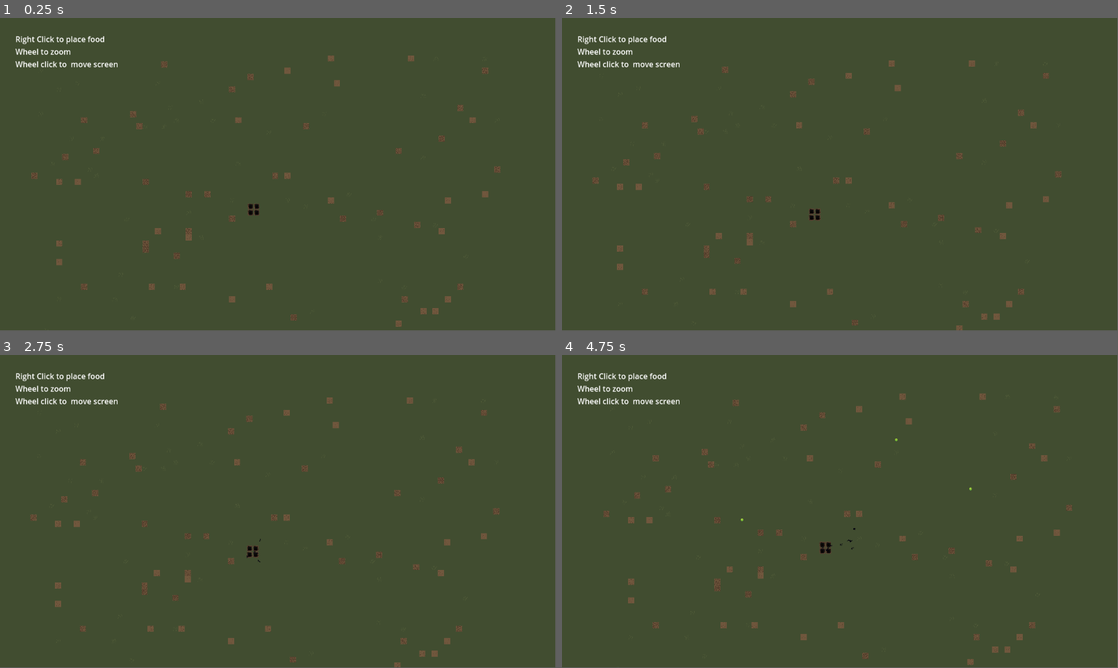
Above: before the commit, frames 1-4 (two rows, left to right).
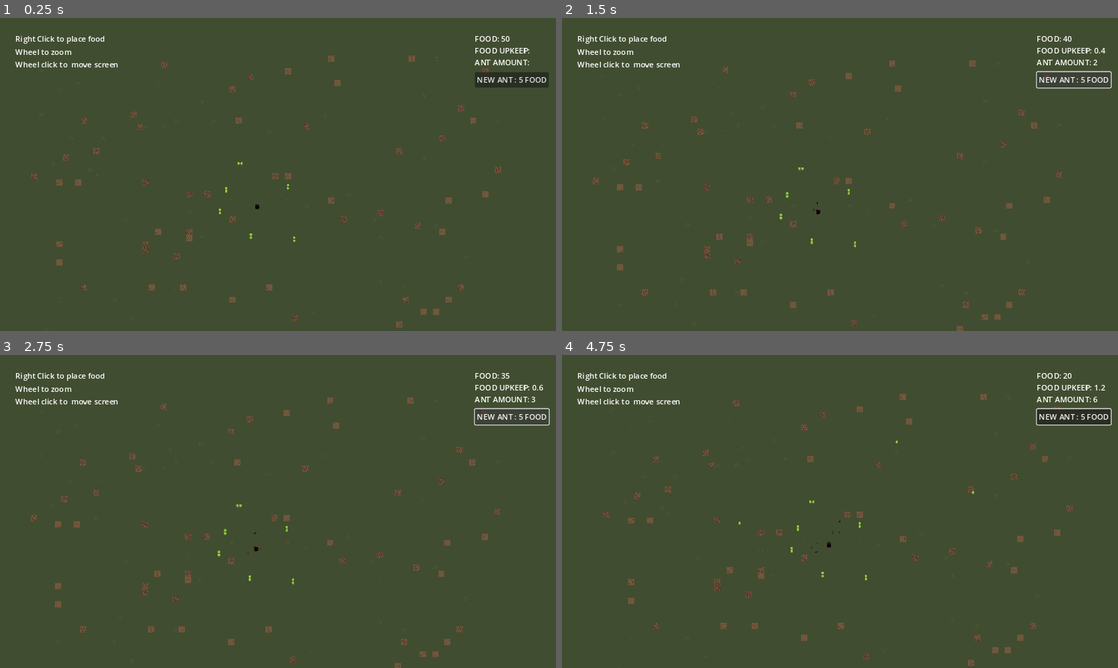
Above: after the commit, the same moments.

Repository: Bey87/Ant_project
Game: Godot game, scene res://field.tscn
The game is run twice, just before and just after one commit, with the same random seed, the same clock (stepped at 60 frames per second) and the same inputs.
Inputs (mouse positions are in pixels of both pictures, inside the frame that each line leads up to):
- Up to frame 1 (0.25 s): no input
- Up to frame 2 (1.5 s): click (1073, 80) at 0.5 s, where only the run after the commit has a clickable "NEW ANT : 5 FOOD"; click (1073, 80) at 1.25 s, where only the run after the commit has a clickable "NEW ANT : 5 FOOD"
- Up to frame 3 (2.75 s): click (511, 417) at 2 s, where only the run after the commit has a clickable "NEW ANT : 5 FOOD"
- Up to frame 4 (4.75 s): tap Enter at 2.75, 3.5, 4.25 s; move the mouse to (962, 495) at 2.77 s; hold Right mouse button (right_click) 2.78-3.53 s; move the mouse to (728, 527) at 3.52 s; right-click (728, 527) at 3.6 s; move the mouse to (895, 442) at 4.27 s; hold Middle mouse button (wheel_click) from 4.28 s (still down); right-click (895, 442) at 4.55 s
In our replay, the window is 799x449 before the commit and 800x450 after it. These sizes can differ from the game's own. Grey fills any space a smaller window leaves; there, only what the larger window draws over its background counts as a difference.

The runs differ from the first frame. In frame 1, 1.9% of the frame differs, in the area x 2-99%, y 5-99%; in frame 2, 1.5%; in frame 3, 1.5%; in frame 4, 2.1%, in the area x 2-99%, y 5-100%.

Commit message:
pheromone system

Diff:
--- a/ant.gd
+++ b/ant.gd
@@ -1,86 +1,213 @@
 extends CharacterBody2D
 
-enum States {IDLE, SCOUTING, EATING, FORAGING, HARVESTING, RETURNING, FIGHTING}
-
-var timer_active : bool = false
+enum States {IDLE, SCOUTING, EATING, TO_FOOD_PHEROMONE, TO_FOOD, HARVESTING, TO_COLONY, FIGHTING}
+
+const PHEROMONE_FOOD : PackedScene = preload("res://pheromone_food.tscn")
+const PHEROMONE_NORMAL : PackedScene = preload("res://pheromone_normal.tscn")
+
+var list_of_angles_degree : Array
+
+var state_timer_active : bool = false
 var can_change_state : bool = false
 var move_speed : float = 30.0
-var random_angle : float
 var direction_vector : Vector2
 var food_location : Vector2
-var colony_location : Vector2 = Vector2 ( 544, 400)
-
+var colony_location : Vector2 = Vector2 ( 552, 392)
+var harvesting_time : float = 2
 
 var current_state : States :
 	set(value):
 		current_state = value
-		print (States.find_key(current_state))
-		if current_state == States.SCOUTING or States.FORAGING:
-			get_direction_vector()
-
-@onready var state_timer: Timer = $Timer
+		get_direction_vector()
+		update_rotation()
+		#print (direction_vector)
+		#print (States.find_key(current_state))
+
+
+@onready var state_timer: Timer = %StateTimer
+@onready var pheromone_timer: Timer = %PheromoneTimer
+@onready var food_carry_image: Sprite2D = %FoodCarry
+@onready var detector: Area2D = $Detector
 
 
 func _ready() -> void:
 	current_state = randi_range (0,1)
-	get_node("/root/Field").food_placed.connect(_on_food_placed)
-
-func _on_food_placed(food_location2):
-	if current_state == States.IDLE or current_state == States.SCOUTING :
-		current_state = States.FORAGING
-		food_location = food_location2
+	food_carry_image.visible = false
+
 
 func _physics_process(delta: float) -> void:
-
 	match current_state:
 		States.IDLE:
 			if can_change_state:
 				can_change_state = false
 				current_state = States.SCOUTING
 
-			elif timer_active == false:
-				timer_active = true
-				state_timer.wait_time = 2
+			elif state_timer_active == false:
+				state_timer_active = true
+				state_timer.wait_time = 0.5
 				state_timer.start()
-
 
 		States.SCOUTING:
 			if can_change_state:
 				can_change_state = false
 				current_state = States.IDLE
 
-			elif timer_active == false:
-				timer_active = true
-				state_timer.wait_time = 2
+			elif state_timer_active == false:
+				state_timer_active = true
+				state_timer.wait_time = 0.8
 				state_timer.start()
 
 			else:
 				velocity = direction_vector * move_speed
 				move_and_slide()
 
-		States.FORAGING:
-			direction_vector = (food_location - global_position).normalized()
-			set_rotation(direction_vector.angle())
+		States.TO_FOOD:
 			velocity = direction_vector * move_speed
 			move_and_slide()
-			if (food_location - global_position).length() <= 5:
+			if (food_location - global_position).length() <= 10:
 				current_state = States.HARVESTING
 
+
 		States.HARVESTING:
-			await get_tree().create_timer(1).timeout
-			direction_vector = (colony_location - global_position).normalized()
-			set_rotation(direction_vector.angle())
+			await get_tree().create_timer(harvesting_time).timeout
+			current_state = States.TO_COLONY
+
+
+		States.TO_COLONY:
 			velocity = direction_vector * move_speed
 			move_and_slide()
+			food_carry_image.visible = true
 			if (colony_location - global_position).length() <= 5:
+				add_food_to_colony()
 				queue_free()
 
+
+func _on_state_timer_timeout() -> void:
+	state_timer_active = false
+	can_change_state = true
+
+
 func get_direction_vector():
-	random_angle = randf_range( 0, TAU )
-	set_rotation(random_angle)
-	direction_vector = Vector2.RIGHT.rotated(random_angle)
-
-
-func _on_timer_timeout() -> void:
-	timer_active = false
-	can_change_state = true
+	if current_state == States.TO_FOOD or current_state == States.HARVESTING:
+		direction_vector = (food_location - global_position).normalized()
+
+	elif current_state == States.TO_COLONY:
+		direction_vector = (colony_location - global_position).normalized()
+
+	else:
+		list_of_angles_degree.clear()
+		for X in 360:
+			for Y in 10:
+				list_of_angles_degree.append(X)
+		get_pheromones_in_area("PheromoneNormal")
+		var random_angle_degrees : int = list_of_angles_degree.pick_random()
+		direction_vector = convert_degree_to_vector2(random_angle_degrees)
+
+
+
+func update_rotation():
+	if current_state == States.IDLE:
+		return
+
+	var new_angle_rad = direction_vector.angle()
+	set_rotation(new_angle_rad)
+
+
+func _on_pheromone_timer_timeout() -> void:
+	if current_state == States.TO_COLONY or current_state == States.HARVESTING:
+		pheromone_timer.wait_time = 0.5
+		_emit_pheromone(PHEROMONE_FOOD)
+	else:
+		_emit_pheromone(PHEROMONE_NORMAL)
+
+
+func _emit_pheromone(pheromone_type):
+	var new_pheromone = pheromone_type.instantiate()
+	get_node("/root/Field/Pheromones").add_child(new_pheromone)
+	new_pheromone.global_position = global_position
+
+
+func _on_detector_body_entered(body: Node2D) -> void:
+	if body.is_in_group("Food"):
+		food_location = body.global_position
+		current_state = States.TO_FOOD
+	elif body.is_in_group("PheromoneFood"):
+		get_pheromones_in_area("PheromoneFood")
+
+
+
+func add_food_to_colony():
+	get_node("/root/Field").food += 25
+
+func convert_degree_to_vector2(angle_degree) -> Vector2:
+	var angle_rad : float = deg_to_rad(angle_degree)
+	var direction_v2 : Vector2 = Vector2.from_angle(angle_rad)
+	return direction_v2
+
+func convert_vector2_to_degree(direction_v2) -> float :
+	var angle_rad : float = direction_v2.angle()
+	var angle_degree: float = rad_to_deg(angle_rad)
+	return angle_degree
+
+
+func get_pheromones_in_area(pheromone_type):
+	var bodies_inside_area = detector.get_overlapping_bodies()
+	for X in bodies_inside_area:
+		if pheromone_type == "PheromoneNormal":
+			if X.is_in_group(pheromone_type) :
+				print("yea")
+				var pheromone_direction_degree = roundi(convert_vector2_to_degree(X.global_position - global_position))
+				var pheromone_strength = X.pheromone_strenght
+				if pheromone_strength > 90:
+					for Y in 10:
+						var pheromone_index = list_of_angles_degree.find(pheromone_direction_degree)
+						list_of_angles_degree.remove_at(pheromone_index)
+					for Y in 8:
+						var pheromone_index_up = list_of_angles_degree.find(pheromone_direction_degree + 1)
+						list_of_angles_degree.remove_at(pheromone_index_up)
+						var pheromone_index_down = list_of_angles_degree.find(pheromone_direction_degree - 1)
+						list_of_angles_degree.remove_at(pheromone_index_down)
+
+				elif pheromone_strength > 70:
+					for Y in 7:
+						var pheromone_index = list_of_angles_degree.find(pheromone_direction_degree)
+						list_of_angles_degree.remove_at(pheromone_index)
+					for Y in 6:
+						var pheromone_index_up = list_of_angles_degree.find(pheromone_direction_degree + 1)
+						list_of_angles_degree.remove_at(pheromone_index_up)
+						var pheromone_index_down = list_of_angles_degree.find(pheromone_direction_degree - 1)
+						list_of_angles_degree.remove_at(pheromone_index_down)
+
+				elif pheromone_strength > 50:
+					for Y in 5:
+						var pheromone_index = list_of_angles_degree.find(pheromone_direction_degree)
+						list_of_angles_degree.remove_at(pheromone_index)
+					for Y in 4:
+						var pheromone_index_up = list_of_angles_degree.find(pheromone_direction_degree + 1)
+						list_of_angles_degree.remove_at(pheromone_index_up)
+						var pheromone_index_down = list_of_angles_degree.find(pheromone_direction_degree - 1)
+						list_of_angles_degree.remove_at(pheromone_index_down)
+
+				elif pheromone_strength > 30:
+					for Y in 2:
+						var pheromone_index = list_of_angles_degree.find(pheromone_direction_degree)
+						list_of_angles_degree.remove_at(pheromone_index)
+					for Y in 1:
+						var pheromone_index_up = list_of_angles_degree.find(pheromone_direction_degree + 1)
+						list_of_angles_degree.remove_at(pheromone_index_up)
+						var pheromone_index_down = list_of_angles_degree.find(pheromone_direction_degree - 1)
+						list_of_angles_degree.remove_at(pheromone_index_down)
+
+		if pheromone_type == "PheromoneFood":
+			if X.is_in_group(pheromone_type) :
+				var pheromone_direction_degree = roundi(convert_vector2_to_degree(X.global_position - global_position))
+				var pheromone_strength = X.pheromone_strenght
+				if pheromone_strength < 100:
+					for Y in 20:
+						var pheromone_index = list_of_angles_degree.find(pheromone_direction_degree)
+						list_of_angles_degree.append(list_of_angles_degree[pheromone_index])
+					for Y in 15:
+						var pheromone_index_up = list_of_angles_degree.find(pheromone_direction_degree + 1)
+						list_of_angles_degree.append(list_of_angles_degree[pheromone_index_up])
+						var pheromone_index_down = list_of_angles_degree.find(pheromone_direction_degree - 1)
+						list_of_angles_degree.append(list_of_angles_degree[pheromone_index_down])
--- a/ant.tscn
+++ b/ant.tscn
@@ -6,7 +6,11 @@
 [sub_resource type="CircleShape2D" id="CircleShape2D_wdt0s"]
 radius = 1.55353
 
+[sub_resource type="CircleShape2D" id="CircleShape2D_jxl4d"]
+radius = 24.0
+
 [node name="Ant" type="CharacterBody2D"]
+collision_mask = 23
 script = ExtResource("1_fn286")
 
 [node name="Sprite2D" type="Sprite2D" parent="."]
@@ -23,7 +27,30 @@
 offset_right = 40.0
 offset_bottom = 23.0
 
-[node name="Timer" type="Timer" parent="."]
+[node name="StateTimer" type="Timer" parent="."]
+unique_name_in_owner = true
 one_shot = true
 
-[connection signal="timeout" from="Timer" to="." method="_on_timer_timeout"]
+[node name="PheromoneTimer" type="Timer" parent="."]
+unique_name_in_owner = true
+wait_time = 2.0
+autostart = true
+
+[node name="Detector" type="Area2D" parent="."]
+collision_layer = 0
+collision_mask = 255
+
+[node name="CollisionShape2D" type="CollisionShape2D" parent="Detector"]
+shape = SubResource("CircleShape2D_jxl4d")
+
+[node name="FoodCarry" type="Sprite2D" parent="."]
+unique_name_in_owner = true
+position = Vector2(4, 0)
+scale = Vector2(0.333333, 0.285714)
+texture = ExtResource("1_i6ikt")
+region_enabled = true
+region_rect = Rect2(69, 52, 6, 7)
+
+[connection signal="timeout" from="StateTimer" to="." method="_on_state_timer_timeout"]
+[connection signal="timeout" from="PheromoneTimer" to="." method="_on_pheromone_timer_timeout"]
+[connection signal="body_entered" from="Detector" to="." method="_on_detector_body_entered"]
--- a/field.gd
+++ b/field.gd
@@ -1,25 +1,50 @@
 extends Node2D
 
-signal food_placed
+const ANT_SCENE = preload ("res://ant.tscn")
+const FOOD_SCENE = preload("res://food.tscn")
 
-var ant = preload ("res://ant.tscn")
+var food : int = 50 :
+	set(value):
+		food = value
+		%FoodStock.text = "FOOD: " + str(value)
+
+var food_upkeep : float = 0:
+	set(value):
+		food_upkeep = value
+		%Consumition.text = "FOOD UPKEEP: " + str(value)
+
+var ants_amount : int = 0 :
+	set(value):
+		ants_amount = value
+		%Ants.text = "ANT AMOUNT: " + str(value)
+
 
 @onready var spawn: Marker2D = $Spawn
 @onready var timer: Timer = $Spawn/Timer
 @onready var tile_map: TileMap = $TileMap
 
 func _ready() -> void:
+	%FoodStock.text = "FOOD: " + str(food)
 	randomize()
 
-func _on_timer_timeout() -> void:
-	for X in 5:
-		var new_ant = ant.instantiate()
-		spawn.add_child(new_ant)
-		new_ant.global_position = spawn.global_position + Vector2 (randi_range(-15 , 15), randi_range(-15 , 15))
 
+func spawn_new_ant():
+	var new_ant = ANT_SCENE.instantiate()
+	spawn.add_child(new_ant)
+	new_ant.global_position = spawn.global_position + Vector2 (randi_range(-15 , 15), randi_range(-15 , 15))
 
 func _unhandled_input(event: InputEvent) -> void:
 	if event.is_action_pressed("right_click"):
-		var mouse_click_cell = tile_map.local_to_map(get_global_mouse_position())
-		tile_map.set_cell(1,mouse_click_cell,0, Vector2i(4,3),0)
-		emit_signal("food_placed",get_global_mouse_position())
+		spawn_food()
+
+func spawn_food():
+	var new_food = FOOD_SCENE.instantiate()
+	%Food.add_child(new_food)
+	new_food.global_position = get_global_mouse_position()
+
+
+func _on_button_pressed() -> void:
+	spawn_new_ant()
+	food -= 5
+	food_upkeep += 0.2
+	ants_amount += 1
--- a/field.tscn
+++ b/field.tscn
@@ -1,25 +1,56 @@
-[gd_scene load_steps=6 format=3 uid="uid://bo4cqtu4b8t0a"]
+[gd_scene load_steps=7 format=3 uid="uid://bo4cqtu4b8t0a"]
 
 [ext_resource type="Script" path="res://field.gd" id="1_4f38m"]
 [ext_resource type="Texture2D" uid="uid://cupgivx2usdt" path="res://atlas.png" id="1_6ehf1"]
 [ext_resource type="Script" path="res://camera.gd" id="3_qwexd"]
+[ext_resource type="PackedScene" uid="uid://3008hybqvmhw" path="res://food.tscn" id="4_pgwwp"]
 
 [sub_resource type="TileSetAtlasSource" id="TileSetAtlasSource_3jppw"]
 texture = ExtResource("1_6ehf1")
 0:4/0 = 0
+0:4/0/physics_layer_0/linear_velocity = Vector2(0, 0)
+0:4/0/physics_layer_0/angular_velocity = 0.0
 1:4/0 = 0
+1:4/0/physics_layer_0/linear_velocity = Vector2(0, 0)
+1:4/0/physics_layer_0/angular_velocity = 0.0
 2:4/0 = 0
+2:4/0/physics_layer_0/linear_velocity = Vector2(0, 0)
+2:4/0/physics_layer_0/angular_velocity = 0.0
 3:4/0 = 0
+3:4/0/physics_layer_0/linear_velocity = Vector2(0, 0)
+3:4/0/physics_layer_0/angular_velocity = 0.0
 4:4/0 = 0
+4:4/0/physics_layer_0/linear_velocity = Vector2(0, 0)
+4:4/0/physics_layer_0/angular_velocity = 0.0
 4:5/0 = 0
+4:5/0/physics_layer_0/linear_velocity = Vector2(0, 0)
+4:5/0/physics_layer_0/angular_velocity = 0.0
 3:5/0 = 0
+3:5/0/physics_layer_0/linear_velocity = Vector2(0, 0)
+3:5/0/physics_layer_0/angular_velocity = 0.0
 2:5/0 = 0
+2:5/0/physics_layer_0/linear_velocity = Vector2(0, 0)
+2:5/0/physics_layer_0/angular_velocity = 0.0
 1:5/0 = 0
+1:5/0/physics_layer_0/linear_velocity = Vector2(0, 0)
+1:5/0/physics_layer_0/angular_velocity = 0.0
 0:5/0 = 0
+0:5/0/physics_layer_0/linear_velocity = Vector2(0, 0)
+0:5/0/physics_layer_0/angular_velocity = 0.0
+4:2/next_alternative_id = 2
 4:2/0 = 0
-4:3/0 = 0
+4:2/0/physics_layer_0/linear_velocity = Vector2(0, 0)
+4:2/0/physics_layer_0/angular_velocity = 0.0
+4:2/0/custom_data_0 = true
+4:2/1 = 1
+4:2/1/physics_layer_0/linear_velocity = Vector2(0, 0)
+4:2/1/physics_layer_0/angular_velocity = 0.0
 
 [sub_resource type="TileSet" id="TileSet_lp573"]
+physics_layer_0/collision_layer = 16
+physics_layer_0/collision_mask = 0
+custom_data_layer_0/name = "non_walkable"
+custom_data_layer_0/type = 1
 sources/0 = SubResource("TileSetAtlasSource_3jppw")
 
 [node name="Field" type="Node2D"]
@@ -31,7 +62,7 @@
 layer_0/name = "Grass"
 layer_0/tile_data = PackedInt32Array(0, 0, 4, 3, 0, 4, 5, 0, 4, 6, 0, 4, 7, 0, 4, -2, 0, 4, 65534, 0, 4, -1, 0, 4, 6553 …(83151 unchanged characters)…
 layer_1/name = "Terrain"
-layer_1/tile_data = PackedInt32Array(1114113, 65536, 4, 3276 …(1897 unchanged characters)… 86, 262144, 5, 720982, 196608, 4, 1572897, 262144, 2, 1638433, 262144, 2, 1638434, 262144, 2, 1572898, 262144, 2)
+layer_1/tile_data = PackedInt32Array(1114113, 65536, 4, 3276 …(1897 unchanged characters)… 86, 262144, 5, 720982, 196608, 4, 1572898, 262144, 2)
 
 [node name="Camera2D" type="Camera2D" parent="."]
 position = Vector2(591, 379)
@@ -45,11 +76,7 @@
 script = ExtResource("3_qwexd")
 
 [node name="Spawn" type="Marker2D" parent="."]
-position = Vector2(544, 399)
-
-[node name="Timer" type="Timer" parent="Spawn"]
-wait_time = 2.0
-autostart = true
+position = Vector2(552, 392)
 
 [node name="CanvasLayer" type="CanvasLayer" parent="."]
 
@@ -62,4 +89,76 @@
 Wheel to zoom
 Wheel click to  move screen"
 
-[connection signal="timeout" from="Spawn/Timer" to="." method="_on_timer_timeout"]
+[node name="FoodStock" type="Label" parent="CanvasLayer"]
+unique_name_in_owner = true
+offset_left = 984.0
+offset_top = 32.0
+offset_right = 1136.0
+offset_bottom = 55.0
+text = "Food: XX"
+
+[node name="Consumition" type="Label" parent="CanvasLayer"]
+unique_name_in_owner = true
+offset_left = 984.0
+offset_top = 56.0
+offset_right = 1136.0
+offset_bottom = 79.0
+text = "FOOD UPKEEP: "
+
+[node name="Ants" type="Label" parent="CanvasLayer"]
+unique_name_in_owner = true
+offset_left = 984.0
+offset_top = 80.0
+offset_right = 1136.0
+offset_bottom = 103.0
+text = "ANT AMOUNT: "
+
+[node name="Button" type="Button" parent="CanvasLayer"]
+offset_left = 984.0
+offset_top = 112.0
+offset_right = 1137.0
+offset_bottom = 143.0
+text = "NEW ANT : 5 FOOD"
+
+[node name="Pheromones" type="Node2D" parent="."]
+
+[node name="Food" type="Node2D" parent="."]
+unique_name_in_owner = true
+
+[node name="Food2" parent="Food" instance=ExtResource("4_pgwwp")]
+position = Vector2(632, 344)
+
+[node name="Food3" parent="Food" instance=ExtResource("4_pgwwp")]
+position = Vector2(632, 336)
+
+[node name="Food4" parent="Food" instance=ExtResource("4_pgwwp")]
+position = Vector2(512, 280)
+
+[node name="Food5" parent="Food" instance=ExtResource("4_pgwwp")]
+position = Vector2(504, 280)
+
+[node name="Food6" parent="Food" instance=ExtResource("4_pgwwp")]
+position = Vector2(472, 344)
+
+[node name="Food7" parent="Food" instance=ExtResource("4_pgwwp")]
+position = Vector2(472, 352)
+
+[node name="Food8" parent="Food" instance=ExtResource("4_pgwwp")]
+position = Vector2(456, 400)
+
+[node name="Food9" parent="Food" instance=ExtResource("4_pgwwp")]
+position = Vector2(456, 408)
+
+[node name="Food10" parent="Food" instance=ExtResource("4_pgwwp")]
+position = Vector2(536, 464)
+
+[node name="Food11" parent="Food" instance=ExtResource("4_pgwwp")]
+position = Vector2(536, 472)
+
+[node name="Food12" parent="Food" instance=ExtResource("4_pgwwp")]
+position = Vector2(648, 472)
+
+[node name="Food13" parent="Food" instance=ExtResource("4_pgwwp")]
+position = Vector2(648, 480)
+
+[connection signal="pressed" from="CanvasLayer/Button" to="." method="_on_button_pressed"]
--- /dev/null
+++ b/food.tscn
@@ -0,0 +1,18 @@
+[gd_scene load_steps=3 format=3 uid="uid://3008hybqvmhw"]
+
+[ext_resource type="Texture2D" uid="uid://cupgivx2usdt" path="res://atlas.png" id="1_q6erg"]
+
+[sub_resource type="RectangleShape2D" id="RectangleShape2D_8d5o8"]
+size = Vector2(6, 6)
+
+[node name="Food" type="StaticBody2D" groups=["Food"]]
+collision_layer = 16
+collision_mask = 0
+
+[node name="CollisionShape2D" type="CollisionShape2D" parent="."]
+shape = SubResource("RectangleShape2D_8d5o8")
+
+[node name="Sprite2D" type="Sprite2D" parent="."]
+texture = ExtResource("1_q6erg")
+region_enabled = true
+region_rect = Rect2(69, 52, 6, 7)
--- /dev/null
+++ b/pheromone_food.gd
@@ -0,0 +1,26 @@
+extends StaticBody2D
+
+'''PHEROMONE NORMAL EMITED BY SCOUTING ANTS,
+THEY TRY TO AVOID THEM TO SEARCH FOR UNEXPLORED AREAS
+BUT ONCE FOOD IS FOUND THEY LOOK FOR THIS ONES TO FIND WAY HOME'''
+
+@export var pheromone_strenght : float = 100.0
+@export var time_per_pheromone_tick : float = 2.0
+@export var strength_lost_per_pheromone_tick : float = 5.0
+
+@onready var timer: Timer = $Timer
+@onready var sprite_2d: Sprite2D = $Sprite2D
+
+
+func _ready() -> void:
+	pheromone_strenght = 100
+	timer.wait_time = time_per_pheromone_tick
+	timer.one_shot = false
+	timer.start()
+
+
+func _on_timer_timeout() -> void:
+	pheromone_strenght -= strength_lost_per_pheromone_tick
+	sprite_2d.modulate.a -= 0.05
+	if sprite_2d.modulate.a < 0.05:
+		queue_free()
--- /dev/null
+++ b/pheromone_food.tscn
@@ -0,0 +1,27 @@
+[gd_scene load_steps=4 format=3 uid="uid://b8f4tbcuebg4k"]
+
+[ext_resource type="Script" path="res://pheromone_food.gd" id="1_4lnar"]
+
+[sub_resource type="PlaceholderTexture2D" id="PlaceholderTexture2D_3hw8y"]
+
+[sub_resource type="RectangleShape2D" id="RectangleShape2D_ypc2b"]
+size = Vector2(0, 0)
+
+[node name="PheromoneFood" type="StaticBody2D" groups=["PheromoneFood"]]
+modulate = Color(1, 0, 0, 1)
+collision_layer = 8
+collision_mask = 0
+script = ExtResource("1_4lnar")
+
+[node name="Sprite2D" type="Sprite2D" parent="."]
+texture = SubResource("PlaceholderTexture2D_3hw8y")
+region_enabled = true
+region_rect = Rect2(0, 0, 1, 1)
+
+[node name="CollisionShape2D" type="CollisionShape2D" parent="."]
+shape = SubResource("RectangleShape2D_ypc2b")
+
+[node name="Timer" type="Timer" parent="."]
+autostart = true
+
+[connection signal="timeout" from="Timer" to="." method="_on_timer_timeout"]
--- /dev/null
+++ b/pheromone_normal.gd
@@ -0,0 +1,25 @@
+extends StaticBody2D
+
+'''PHEROMONE FOOD EMITED BY FORAGING ANTS,
+THEY EMIT THEM SO OTHER ANTS CAN FOLLOW IT TOWARDS THE FOOD'''
+
+@export var pheromone_strenght : float = 100.0
+@export var time_per_pheromone_tick : float = 2.0
+@export var strength_lost_per_pheromone_tick : float = 5.0
+
+@onready var timer: Timer = $Timer
+@onready var sprite_2d: Sprite2D = $Sprite2D
+
+
+func _ready() -> void:
+	pheromone_strenght = 100
+	timer.wait_time = time_per_pheromone_tick
+	timer.one_shot = false
+	timer.start()
+
+
+func _on_timer_timeout() -> void:
+	pheromone_strenght -= strength_lost_per_pheromone_tick
+	sprite_2d.modulate.a -= 0.05
+	if sprite_2d.modulate.a < 0.05:
+		queue_free()
--- /dev/null
+++ b/pheromone_normal.tscn
@@ -0,0 +1,27 @@
+[gd_scene load_steps=4 format=3 uid="uid://njyktvddv0ko"]
+
+[ext_resource type="Script" path="res://pheromone_normal.gd" id="1_fi0ep"]
+
+[sub_resource type="PlaceholderTexture2D" id="PlaceholderTexture2D_3hw8y"]
+
+[sub_resource type="RectangleShape2D" id="RectangleShape2D_qimkf"]
+size = Vector2(0, 0)
+
+[node name="PheromoneNormal" type="StaticBody2D" groups=["PheromoneNormal"]]
+collision_layer = 8
+collision_mask = 0
+script = ExtResource("1_fi0ep")
+
+[node name="Sprite2D" type="Sprite2D" parent="."]
+modulate = Color(0, 0, 0, 1)
+texture = SubResource("PlaceholderTexture2D_3hw8y")
+region_enabled = true
+region_rect = Rect2(0, 0, 1, 1)
+
+[node name="CollisionShape2D" type="CollisionShape2D" parent="."]
+shape = SubResource("RectangleShape2D_qimkf")
+
+[node name="Timer" type="Timer" parent="."]
+autostart = true
+
+[connection signal="timeout" from="Timer" to="." method="_on_timer_timeout"]
--- a/project.godot
+++ b/project.godot
@@ -15,6 +15,10 @@
 run/main_scene="res://field.tscn"
 config/features=PackedStringArray("4.2", "Mobile")
 config/icon="res://Screenshot 2023-12-28 223710.png"
+
+[display]
+
+window/stretch/mode="canvas_items"
 
 [input]
 
@@ -44,6 +48,14 @@
 ]
 }
 
+[layer_names]
+
+2d_physics/layer_1="Ants"
+2d_physics/layer_2="Enemys"
+2d_physics/layer_3="Objects"
+2d_physics/layer_4="Pheromones"
+2d_physics/layer_5="Food"
+
 [rendering]
 
 textures/canvas_textures/default_texture_filter=0
Not shown: 1 places in ant.tscn that only renumber resources
